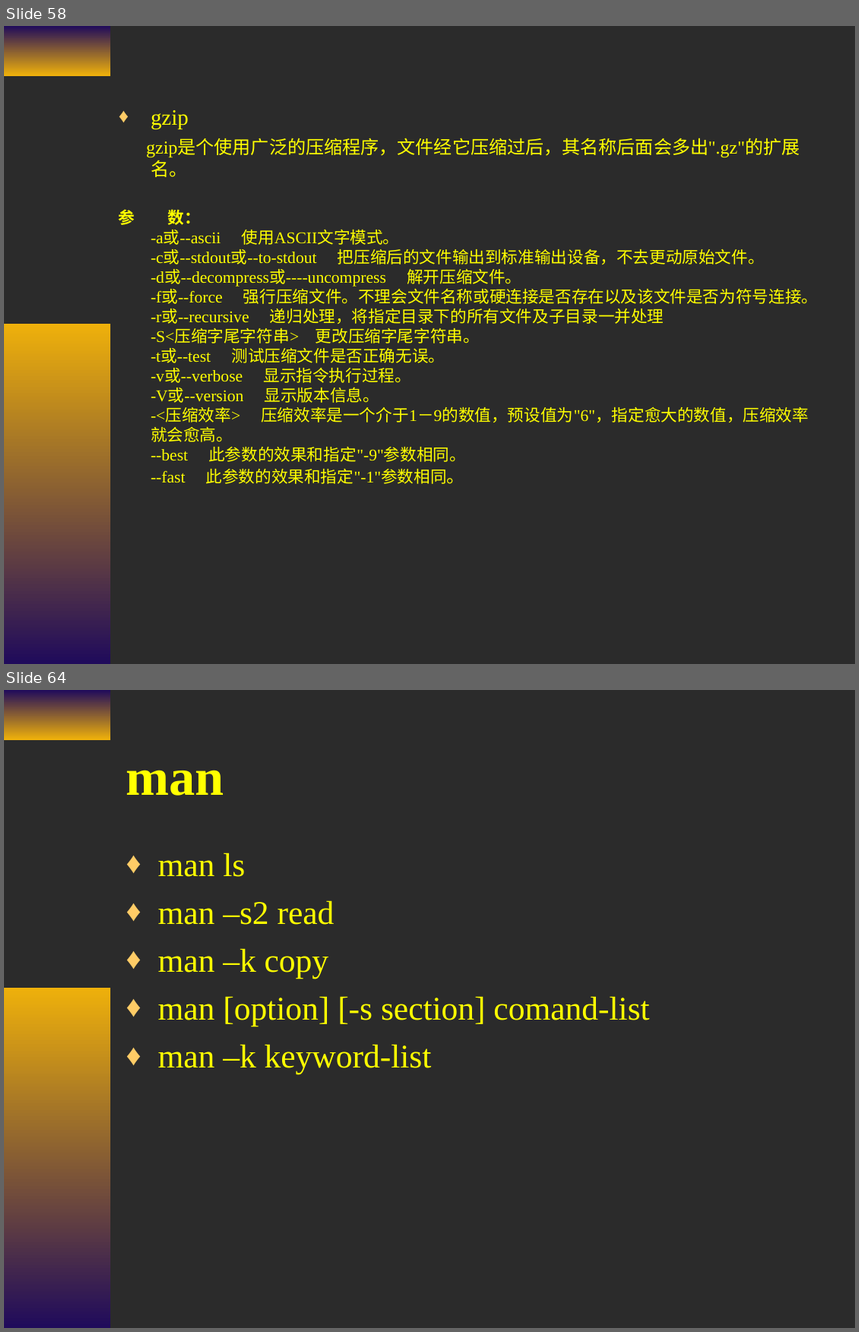
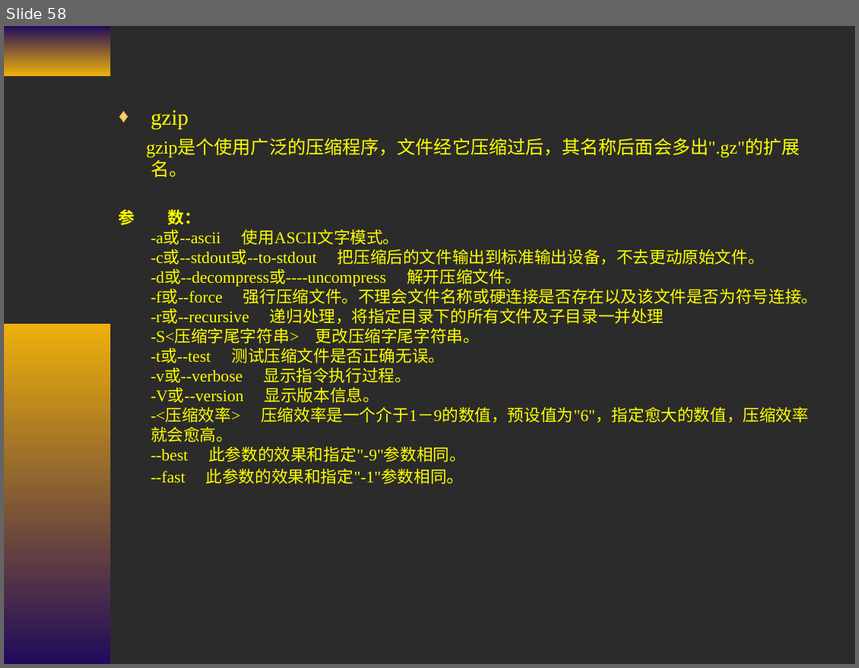
Before and after one commit to cash2one/ekproject, a slide deck: workSpace/temp/资料/复件 第二章 Linux常用命令.ppt. Shown one above the other, each under a label of ours: slides 58 and 64 before the commit, slide 58 after it; the slides between them are not shown. The pictures are 859x1332 and 859x668 pixels, drawn with LibreOffice and Linux fonts; fonts in the diff are those of the drawing; background and template pictures are left out; a plain dark background stands for a picture behind light text. Boxes give left, top, right and bottom in pixels: in the first picture for what was removed or moved away, otherwise in the second. Text is boxed around its words. In the diff, an @@ line names an element or a change of style, - is before the commit and + after.

```diff
--- a/workSpace/temp/资料/复件 第二章 Linux常用命令.ppt
+++ b/workSpace/temp/资料/复件 第二章 Linux常用命令.ppt
@@ slide 64 removed at [4, 690, 855, 1328], background picture (left out); not listed: 2 template elements that a slide beside it also shows @@
@@ title removed at [126, 770, 224, 796] @@
-man
@@ text removed at [158, 853, 649, 1075] @@
-♦ man ls
-♦ man –s2 read
-♦ man –k copy
-♦ man [option] [-s section] comand-list
-♦ man –k keyword-list
```
Also in this commit, not shown: 4 slides added, 6 other slides removed.
